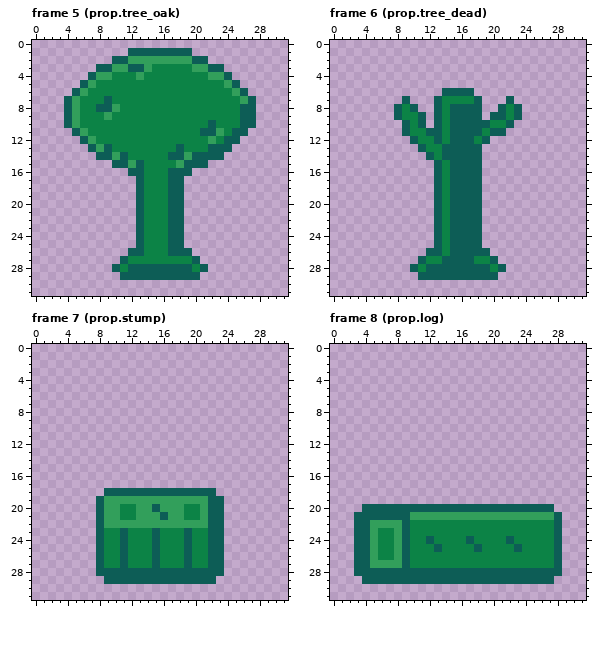
Two versions of one pixel-art file, assets/aseprite/props.aseprite. That is the earlier state.
32x32 pixels, 29 frames. Shown: frame 5 (prop.tree_oak), frame 6 (prop.tree_dead), frame 7 (prop.stump), frame 8 (prop.log). The commit also changed other frames, which this record leaves out.
After the commit:
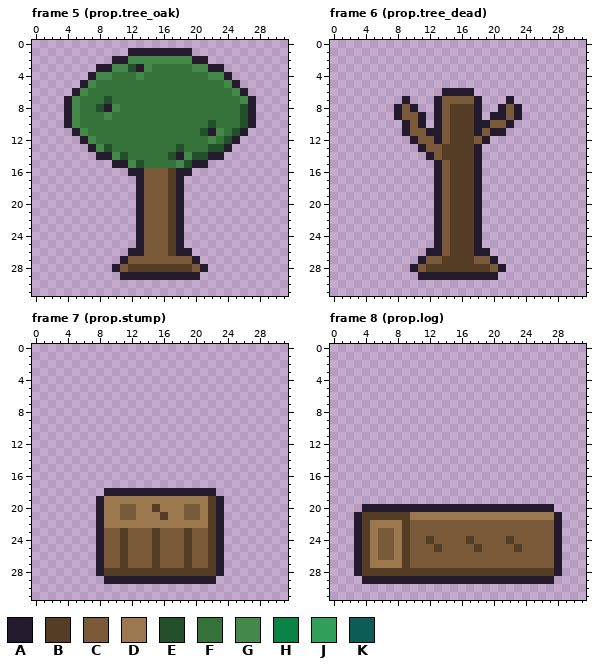
Palette (. is transparent): A #241a2e  B #553d25  C #7a5a38  D #9c784e  E #234f2b  F #35723a  G #45894a  H #0c8346  J #329f5b  K #0d5d56
Changes in this commit:
Changed rows in their new state; - is an unchanged pixel.
Frame 5 (prop.tree_oak):
first column x 4:
 1 --------AAAAAAAA--------
 2 ------AAGGGGGGGGAA------
 3 ----AAGGEAGFFFFFGGAA----
 4 ---AGGFFFGFFFFFFFFGGA---
 5 --AGFFFFFFFFFFFFFFFFGA--
 6 -AGFFFFFFFFFFFFFFFFFFGA-
 7 AGFFFEFFFFFFFFFFFFFFFFGA
 8 AGFFEAGFFFFFFFFFFFFFFFEA
 9 AGFFFGFFFFFFFFFFFFFFFFEA
10 AGFFFFFFFFFFFFFFFFEFFFEA
11 -AGFFFFFFFFFFFFFFEAGFEA-
12 --AGFFFFFFFFFFFFFFGFEA--
13 ---AGEFFFFFFFFEFFFEEA---
14 ----AAGEFFFFFEAGEEAA----
15 ------AAGEFFFFGEAA------
16 --------AACCCBAA--------
17 ---------ACCCBA---------
18 ---------ACCCBA---------
19 ---------ACCCBA---------
20 ---------ACCCBA---------
21 ---------ACCCBA---------
22 ---------ACCCBA---------
23 ---------ACCCBA---------
24 ---------ACCCBA---------
25 ---------ACCCBA---------
26 --------AACCCBAA--------
27 -------ACCCCCCCCA-------
28 ------ACBBBBBBBBCA------
29 -------AAAAAAAAAA-------
Frame 6 (prop.tree_dead):
first column x 8:
 6 ------AAAA------
 7 -A---ACCCCA---A-
 8 ACA--ACBBBA--ACA
 9 ACCA-ACBBBA-AACA
10 -ACA-ACBBBAACCA-
11 -ACCAACBBBACAA--
12 --ACCACBBBCA----
13 ---ACCBBBBA-----
14 ----ACBBBBA-----
15 -----ACBBBA-----
16 -----ACBBBA-----
17 -----ACBBBA-----
18 -----ACBBBA-----
19 -----ACBBBA-----
20 -----ACBBBA-----
21 -----ACBBBA-----
22 -----ACBBBA-----
23 -----ACBBBA-----
24 -----ACBBBA-----
25 -----ACBBBA-----
26 ----AACBBBAA----
27 ---ACCBBBBCCA---
28 --ACBBBBBBBBCA--
29 ---AAAAAAAAAA---
Frame 7 (prop.stump):
first column x 8:
18 -AAAAAAAAAAAAAA-
19 ADDDDDDDDDDDDDBA
20 ADDCCDDBDDDCCDBA
21 ADDCCDDDBDDCCDBA
22 ADDDDDDDDDDDDDBA
23 ACCBCCCBCCCBCCBA
24 ACCBCCCBCCCBCCBA
25 ACCBCCCBCCCBCCBA
26 ACCBCCCBCCCBCCBA
27 ACCBCCCBCCCBCCBA
28 ABBBBBBBBBBBBBBA
29 -AAAAAAAAAAAAAA-
Frame 8 (prop.log):
first column x 3:
20 -AAAAAAAAAAAAAAAAAAAAAAAA-
21 ABBBBBBDDDDDDDDDDDDDDDDDDA
22 ABDDDDBCCCCCCCCCCCCCCCCCCA
23 ABDCCDBCCCCCCCCCCCCCCCCCCA
24 ABDCCDBCCBCCCCBCCCCBCCCCCA
25 ABDCCDBCCCBCCCCBCCCCBCCCCA
26 ABDCCDBCCCCCCCCCCCCCCCCCCA
27 ABDDDDBCCCCCCCCCCCCCCCCCCA
28 ABBBBBBBBBBBBBBBBBBBBBBBBA
29 -AAAAAAAAAAAAAAAAAAAAAAAA-
Boxes around the changes in both pictures, in picture pixels (x1, y1, x2, y2):
changed: (64, 48, 256, 280)
changed: (394, 88, 522, 280)
changed: (96, 488, 224, 584)
changed: (354, 504, 562, 584)
